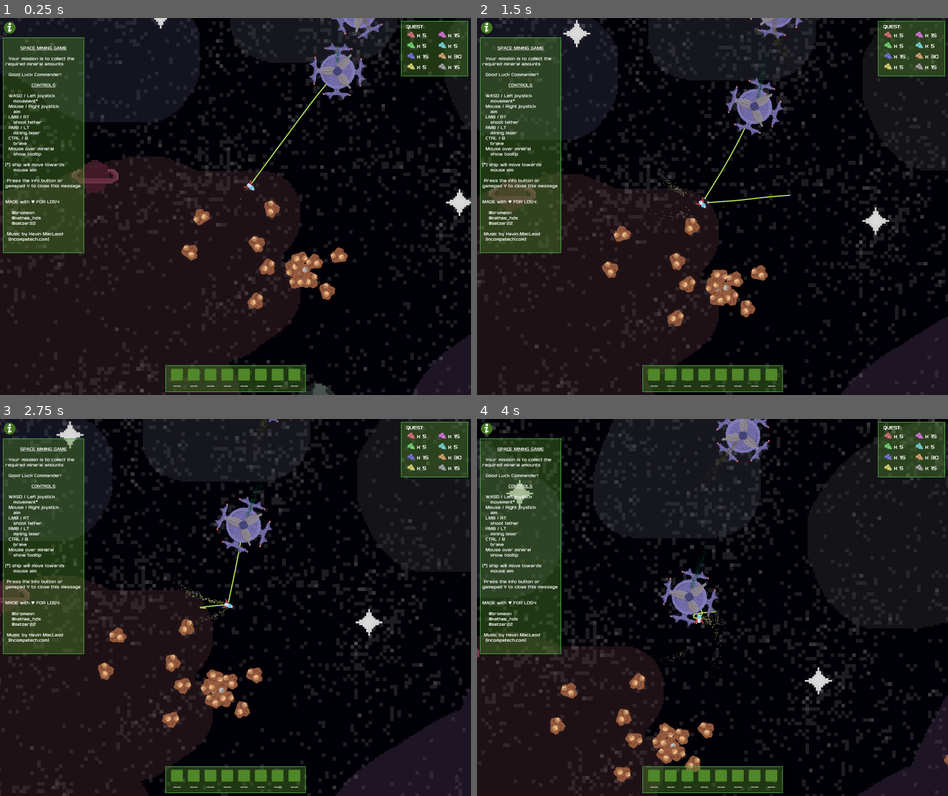
Above: before the commit, frames 1-4 (two rows, left to right).
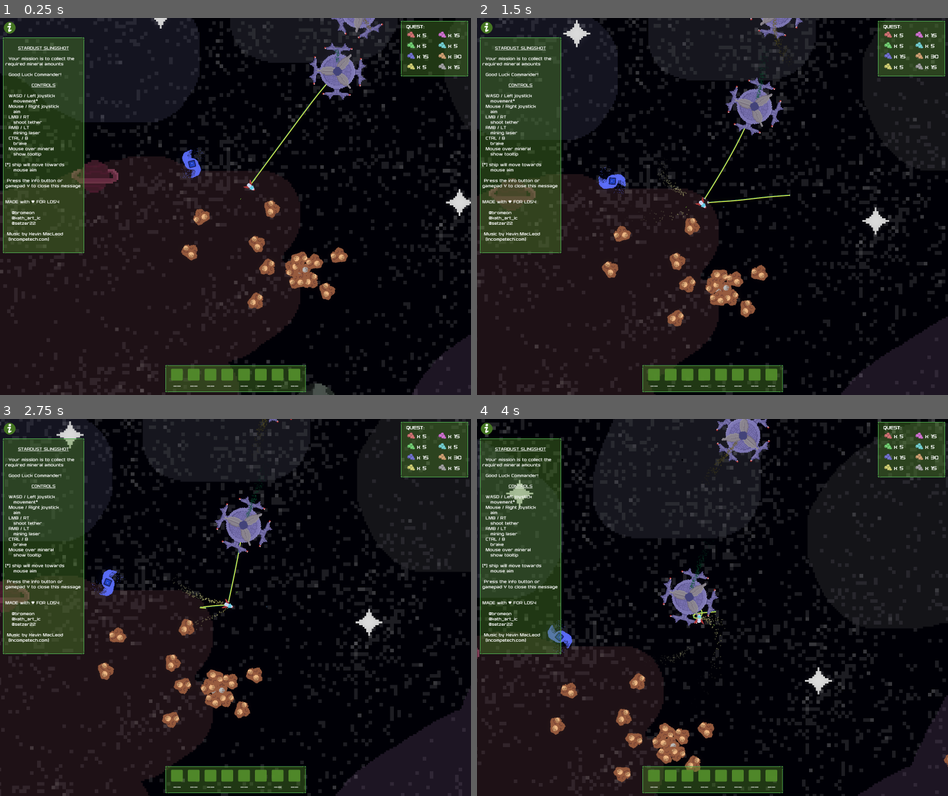
Above: after the commit, the same moments.

Repository: Bromeon/LudumDare54
Game: Godot game, scene res://Scenes/Main/Main.tscn
Same seed, same stepped clock (60 frames per second), same inputs: the game is played once before the commit and once after it. The engine's default icon, where the game draws it, is replaced by a stand-in: a white triangle on a blue panel in a dark square.
Inputs (mouse positions are in pixels of both pictures, inside the frame that each line leads up to):
- Up to frame 1 (0.25 s): no input
- Up to frame 2 (1.5 s): move the mouse to (816, 187) at 0.52 s; hold D (Right) 0.53-1.28 s; hold Right mouse button (ShootLaser) 0.53-1.28 s; click (816, 187) at 0.67 s; move the mouse to (618, 225) at 1.27 s; hold Ctrl (Brake) from 1.28 s (still down); tap Space (ShootTether) at 1.35 s
- Up to frame 3 (2.75 s): move the mouse to (282, 524) at 2.02 s; release Ctrl (Brake) at 2.03 s; hold D (Right) from 2.03 s (still down); hold Right mouse button (ShootLaser) from 2.03 s (still down)
- Up to frame 4 (4 s): move the mouse to (688, 682) at 2.77 s; release D (Right) at 2.78 s; release Right mouse button (ShootLaser) at 2.78 s; hold W (Up) 2.78-3.53 s; tap Space (ShootTether) at 2.85 s; click (688, 682) at 2.92 s; move the mouse to (853, 664) at 3.52 s; hold A (Left) from 3.53 s (still down); hold Right mouse button (ShootLaser) from 3.53 s (still down)

The runs differ from the first frame. In frame 1, 0.3% of the frame differs, in the area x 3-44%, y 7-54%; in frame 2, 0.3%; in frame 3, 0.3%; in frame 4, 0.3%.

Commit message:
Final? exports... ok, now I definitely jinxed it

Diff:
--- a/Scenes/GameUI/GameUI.tscn
+++ b/Scenes/GameUI/GameUI.tscn
@@ -255,7 +255,7 @@
 theme_override_font_sizes/normal_font_size = 14
 bbcode_enabled = true
 text = "
-[url][center]SPACE MINING GAME[/center][/url]
+[url][center]STARDUST SLINGSHOT[/center][/url]
 
   Your mission is to collect the required mineral amounts
 
@@ -285,7 +285,7 @@
 MADE with ♥️ FOR LD54
 
     @bromeon
-    @kathee_hds
+    @kath_art_ic
     @setzer22
 
  Music by Kevin MacLeod
@@ -347,7 +347,7 @@
 
 
                                                      @bromeon
-                                                   @kathee_hds
+                                                   @kath_art_ic
                                                      @setzer22
 
   Music credits
--- /dev/null
+++ b/Scenes/Main/GodotAlaxy.gd
@@ -0,0 +1,4 @@
+extends Sprite2D
+
+func _process(delta):
+	rotate(-1 * delta)
--- a/Scenes/Main/Main.tscn
+++ b/Scenes/Main/Main.tscn
@@ -9,9 +9,11 @@
 [ext_resource type="Curve2D" uid="uid://cpyrsyofnhv3w" path="res://Scenes/Universe/Paths/Path3.tres" id="7_t62cn"]
 [ext_resource type="Curve2D" uid="uid://b7xc2mjrkjyrv" path="res://Scenes/Universe/Paths/Path4.tres" id="8_b64bo"]
 [ext_resource type="PackedScene" uid="uid://d1fv40ekxbg68" path="res://Scenes/PlayerShip/PlayerShip.tscn" id="8_tj2rl"]
+[ext_resource type="Texture2D" uid="uid://xgso7nkp4gw" path="res://Assets/Sprites/Galaxy.png" id="12_5mj2f"]
 [ext_resource type="PackedScene" uid="uid://bwg30iyu41llj" path="res://Scenes/Environment/WorldEnvironment.tscn" id="12_kye5b"]
 [ext_resource type="PackedScene" uid="uid://c4rgrpq3etg1w" path="res://Scenes/MiningSpot/MiningSpot.tscn" id="13_3leab"]
 [ext_resource type="PackedScene" uid="uid://b87xo21ajrno2" path="res://Scenes/GameUI/GameUI.tscn" id="13_hc38s"]
+[ext_resource type="Script" path="res://Scenes/Main/GodotAlaxy.gd" id="13_p2t2p"]
 
 [sub_resource type="Curve2D" id="Curve2D_hkf7s"]
 _data = {
@@ -772,6 +774,18 @@
 RESOURCE_YIELD = 3
 MINERAL_TYPE = "Gadolinium"
 
+[node name="GodotAlaxy" type="Sprite2D" parent="2DRoot"]
+modulate = Color(0.360784, 0.435294, 1, 0.894118)
+texture_filter = 1
+position = Vector2(-261, -325)
+scale = Vector2(3.09375, 3.09375)
+texture = ExtResource("12_5mj2f")
+script = ExtResource("13_p2t2p")
+
+[node name="Sprite2D" type="Sprite2D" parent="2DRoot/GodotAlaxy"]
+scale = Vector2(0.121212, 0.121212)
+texture = ExtResource("2_kqnnd")
+
 [node name="HUD" type="CanvasLayer" parent="."]
 
 [node name="GameUI" parent="HUD" instance=ExtResource("13_hc38s")]
--- a/project.godot
+++ b/project.godot
@@ -10,7 +10,7 @@
 
 [application]
 
-config/name="Godot"
+config/name="Stardust Slingshots"
 run/main_scene="res://Scenes/Main/Main.tscn"
 config/features=PackedStringArray("4.1", "Forward Plus")
 config/icon="res://Assets/Sprites/Player_V1.png"
Not shown, added: Assets/Sprites/Galaxy.png.import
Not shown, added: Exports/Web/StardustSlingshot.apple-touch-icon.png.import
Not shown, added: Exports/Web/StardustSlingshot.icon.png.import
Not shown, added: Exports/Web/StardustSlingshot.png.import
Not shown: 1 places in Scenes/Main/Main.tscn that only renumber resources
Not shown, changed: export_presets.cfg
Not shown, added: Exports/Linux.zip
Not shown, added: Exports/Linux/StardustSlingshot.sh
Not shown, added: Exports/Linux/StardustSlingshot.x86_64
Not shown, added: Exports/Web.zip
Not shown, added: Exports/Web/StardustSlingshot.apple-touch-icon.png
Not shown, added: Exports/Web/StardustSlingshot.audio.worklet.js
(and 10 more such lines)
